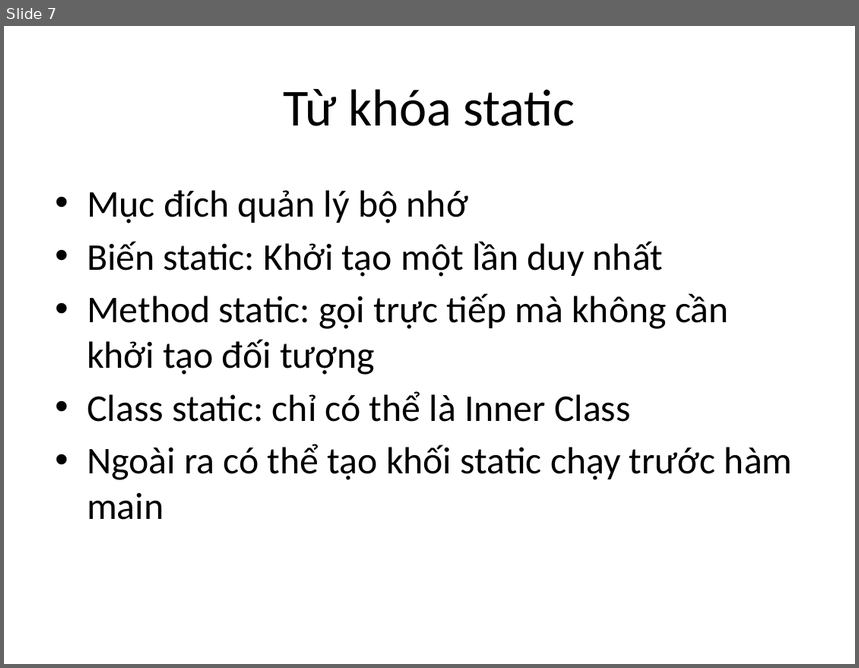
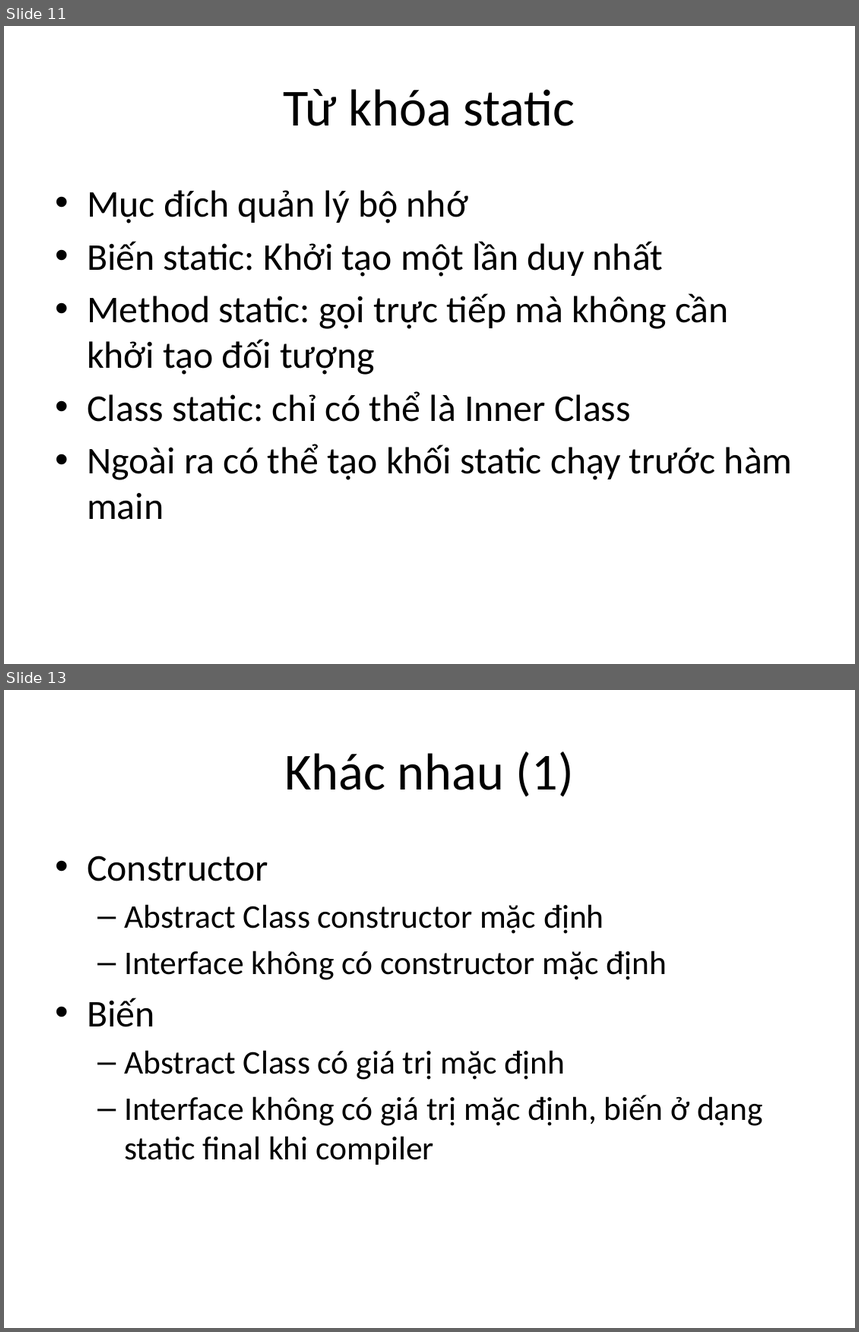
Before and after one commit to phithanh97cs/T3H, a slide deck: 5. Other/Free/Abstract and Interface.pptx. Shown one above the other, each under a label of ours: slide 7 before the commit, slides 11 and 13 after it; the slides between them are not shown. The pictures are 859x668 and 859x1332 pixels, drawn with LibreOffice and Linux fonts; fonts in the diff are those of the drawing. Boxes give left, top, right and bottom in pixels: in the first picture for what was removed or moved away, otherwise in the second. Text is boxed around its words. In the diff, an @@ line names an element or a change of style, - is before the commit and + after.

```diff
--- a/5. Other/Free/Abstract and Interface.pptx
+++ b/5. Other/Free/Abstract and Interface.pptx
@@ slide 13 added at [4, 690, 855, 1328], background #FFFFFF @@
@@ title added at [284, 752, 574, 797], 44 pt, text #000000 @@
+Khác nhau (1)
@@ text added at [87, 856, 763, 1165], 28 pt, text #000000 @@
+• Constructor
+  – Abstract Class constructor mặc định
+  – Interface không có constructor mặc định
+• Biến
+  – Abstract Class có giá trị mặc định
+  – Interface không có giá trị mặc định, biến ở dạng static final khi compiler
@@ what was slide 7 is now slide 11 @@
```
Also in this commit, not shown: 1 slide changed, 12 other slides added, 12 slides removed, 10 other files.
